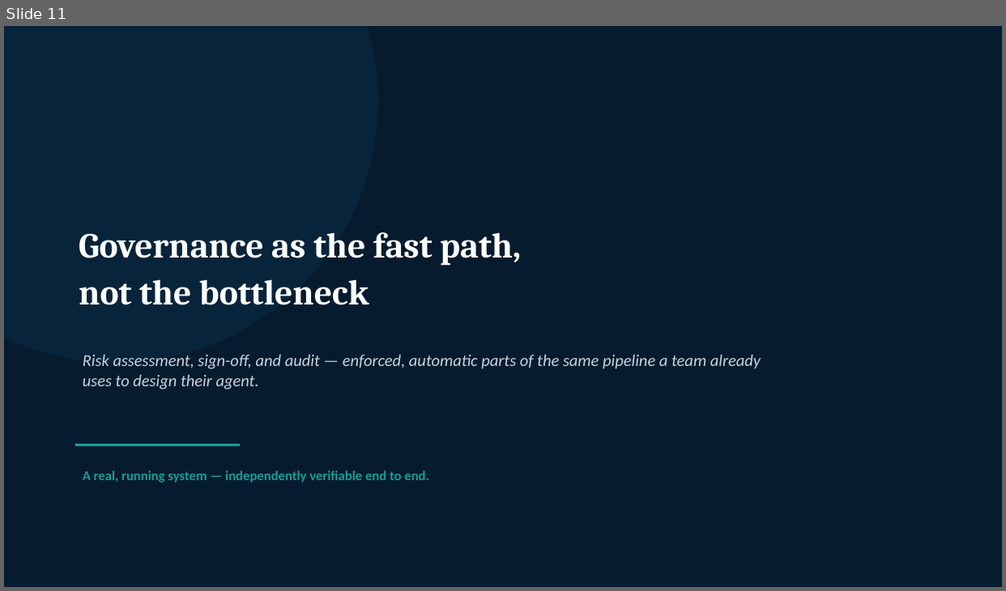
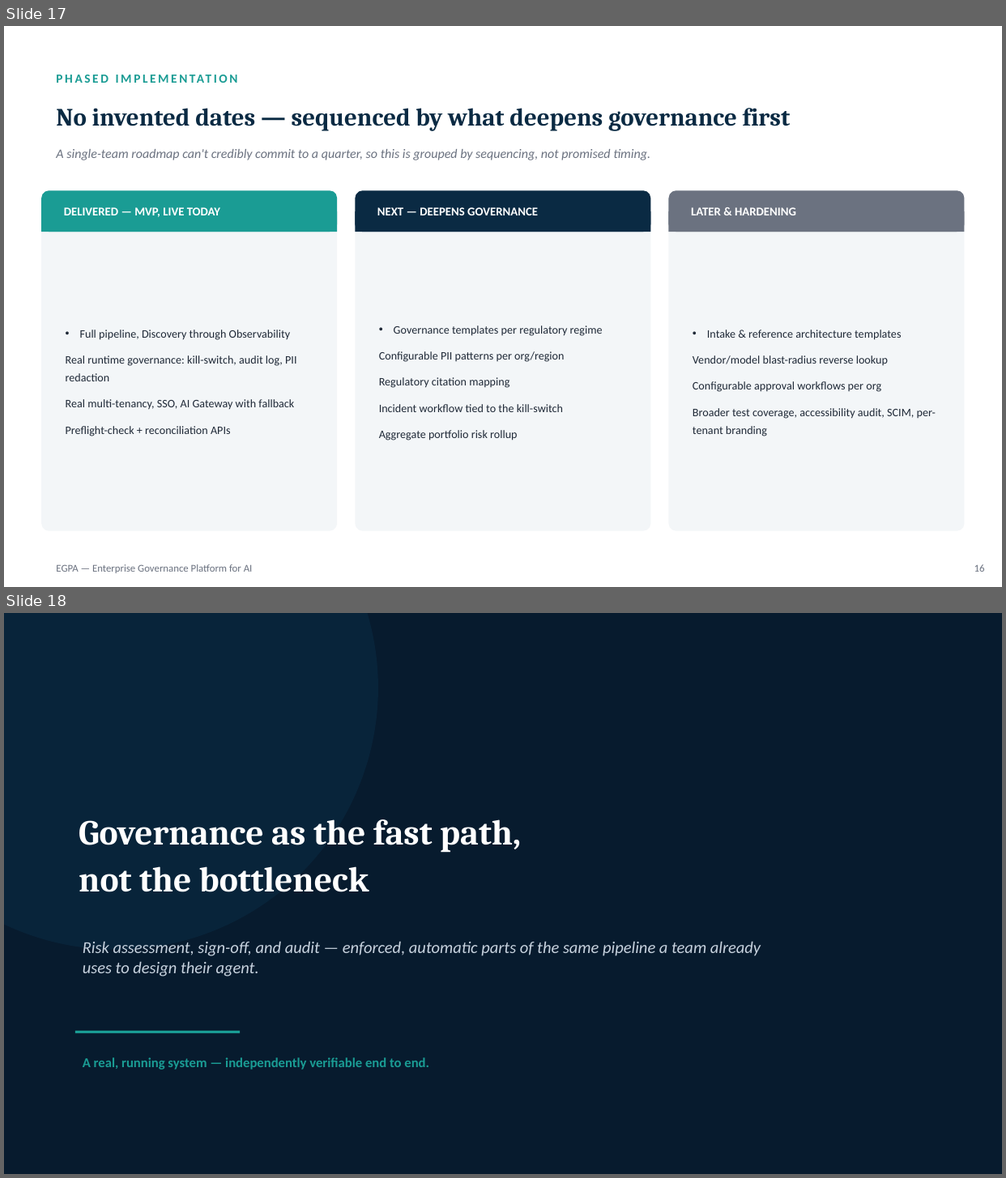
Before and after one commit to HariprasadMitta/EGPA, a slide deck: docs/EGPA-Overview.pptx. Shown one above the other, each under a label of ours: slide 11 before the commit, slides 17 and 18 after it. The pictures are 1006x591 and 1006x1178 pixels, drawn with LibreOffice and Linux fonts; fonts in the diff are those of the drawing. Boxes give left, top, right and bottom in pixels: in the first picture for what was removed or moved away, otherwise in the second. Text is boxed around its words. In the diff, an @@ line names an element or a change of style, - is before the commit and + after.

Commit message:
Add enterprise solution-options and real architecture slides to deck
Mirrors the docx's new content: problem discovery & validation,
alternative approaches, options/trade-offs, build-vs-buy, and
current-to-target-state migration as five new slides, plus a
high-level layered architecture slide built from EGPA's real stack
(modeled on a reference AWS-style diagram, not copied from it).
Business Value slide refreshed with the five outcome-linked metrics,
and a Phased Implementation & Roadmap slide added before Closing.

```diff
--- a/docs/EGPA-Overview.pptx
+++ b/docs/EGPA-Overview.pptx
@@ slide 17 added at <box>4,26,1002,587</box>, background #FFFFFF @@
@@ text added at <box>49,63,648,93</box>, 12 pt, text #1A9C94, bold @@
+PHASED IMPLEMENTATION
@@ text added at <box>56,108,791,131</box>, 24 pt, text #0A2A43, bold @@
+No invented dates — sequenced by what deepens governance first
@@ text added at <box>56,149,650,160</box>, 12.5 pt, text #6B7280, italic @@
+A single-team roadmap can't credibly commit to a quarter, so this is grouped by sequencing, not promised timing.
@@ rounded rectangle added at <box>41,190,337,531</box>, fill #F3F6F8 @@
@@ rounded rectangle added at <box>41,190,337,232</box>, fill #1A9C94 @@
@@ rounded rectangle added at <box>355,190,651,531</box>, fill #F3F6F8 @@
@@ rounded rectangle added at <box>355,190,651,232</box>, fill #0A2A43 @@
@@ rounded rectangle added at <box>669,190,965,531</box>, fill #F3F6F8 @@
@@ rounded rectangle added at <box>669,190,965,232</box>, fill #6B7280 @@
@@ rectangle added at <box>41,211,337,232</box>, fill #1A9C94 @@
@@ text added at <box>64,207,220,217</box>, 11.5 pt, text #FFFFFF, bold @@
+DELIVERED — MVP, LIVE TODAY
@@ rectangle added at <box>355,211,651,232</box>, fill #0A2A43 @@
@@ text added at <box>377,207,538,216</box>, 11.5 pt, text #FFFFFF, bold @@
+NEXT — DEEPENS GOVERNANCE
@@ rectangle added at <box>669,211,965,232</box>, fill #6B7280 @@
@@ text added at <box>691,207,796,216</box>, 11.5 pt, text #FFFFFF, bold @@
+LATER & HARDENING
@@ text added at <box>66,330,296,437</box>, 11 pt, text #1F2937 @@
+• Full pipeline, Discovery through Observability
+Real runtime governance: kill-switch, audit log, PII redaction
+Real multi-tenancy, SSO, AI Gateway with fallback
+Preflight-check + reconciliation APIs
@@ text added at <box>379,326,603,441</box>, 11 pt, text #1F2937 @@
+• Governance templates per regulatory regime
+Configurable PII patterns per org/region
+Regulatory citation mapping
+Incident workflow tied to the kill-switch
+Aggregate portfolio risk rollup
@@ text added at <box>692,330,936,437</box>, 11 pt, text #1F2937 @@
+• Intake & reference architecture templates
+Vendor/model blast-radius reverse lookup
+Configurable approval workflows per org
+Broader test coverage, accessibility audit, SCIM, per-tenant branding
@@ text added at <box>56,565,253,574</box>, 10 pt, text #6B7280 @@
+EGPA — Enterprise Governance Platform for AI
@@ text added at <box>974,565,985,572</box>, 10 pt, text #6B7280 @@
+16
@@ what was slide 11 is now slide 18 @@
```
Also in this commit, not shown: 8 slides changed, 7 other slides added, 1 slide removed.
